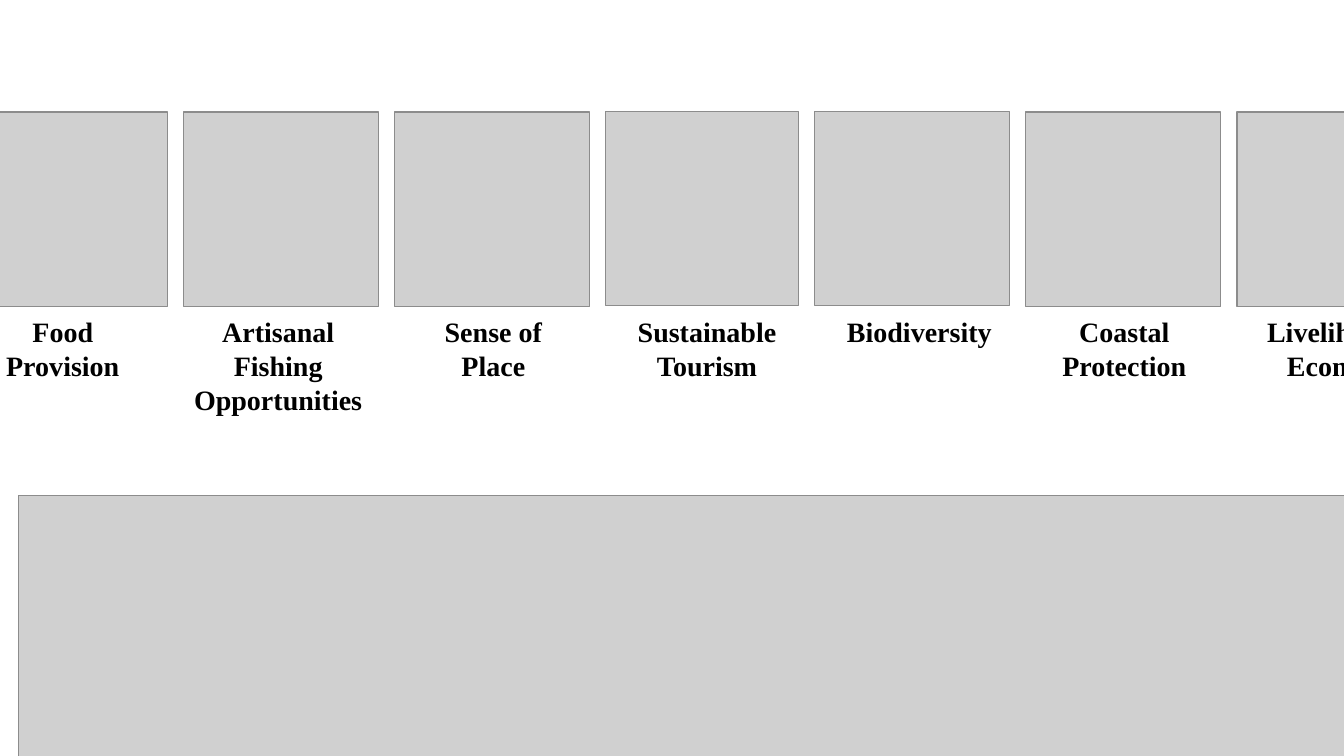
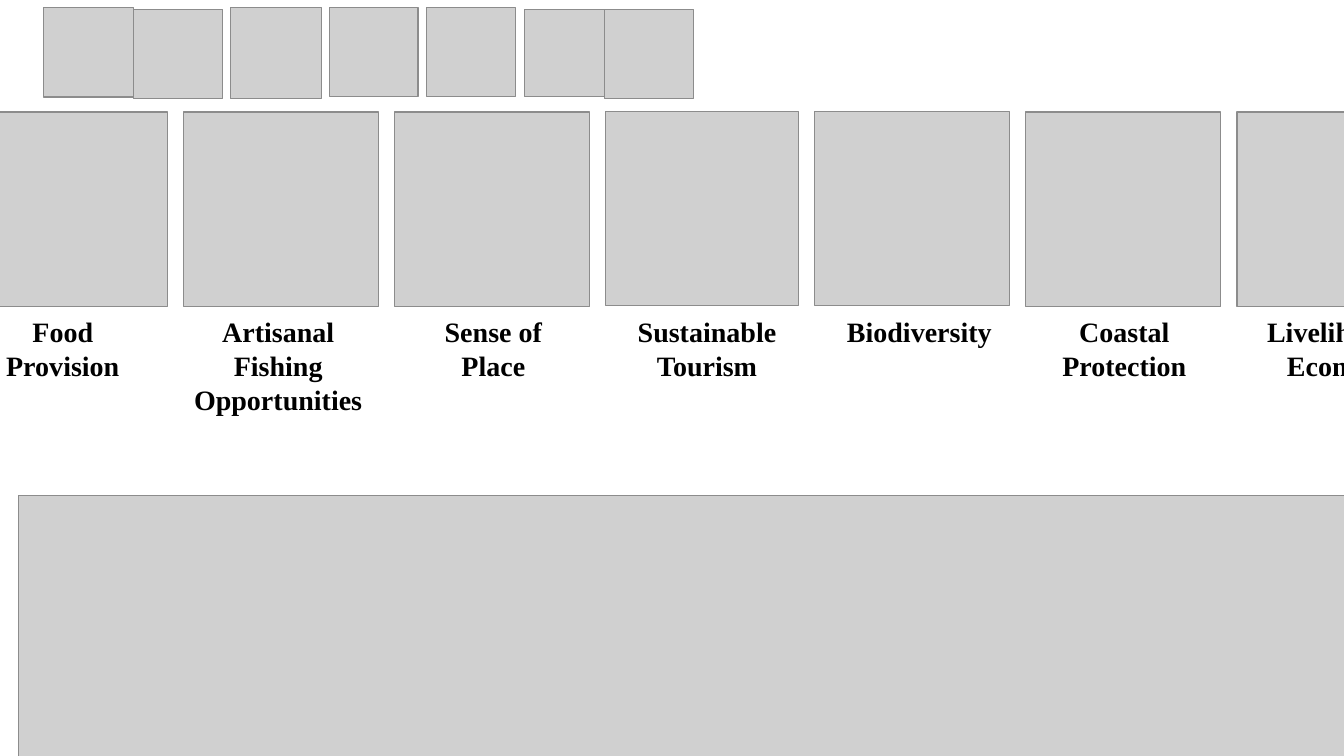
Before and after one commit to OHI-Science/mhi, a slide deck: slide 3 of prep/communication/OHI Hawaii display.pptx. Drawn at 1344x756 pixels with LibreOffice and Linux fonts; fonts in the diff are those of the drawing; grey boxes stand for pictures. Boxes give left, top, right and bottom in pixels: in the first picture for what was removed or moved away, otherwise in the second. Text is boxed around its words. In the diff, an @@ line names an element or a change of style, - is before the commit and + after.

Commit message:
display and documentation

```diff
--- a/prep/communication/OHI Hawaii display.pptx
+++ b/prep/communication/OHI Hawaii display.pptx
@@ picture added at bbox=[43, 7, 133, 97] @@
@@ picture added at bbox=[133, 9, 223, 99] @@
@@ picture added at bbox=[230, 7, 322, 99] @@
@@ picture added at bbox=[330, 8, 418, 97] @@
@@ picture added at bbox=[426, 8, 516, 97] @@
@@ picture added at bbox=[524, 9, 612, 97] @@
@@ picture added at bbox=[605, 10, 694, 99] @@
```
